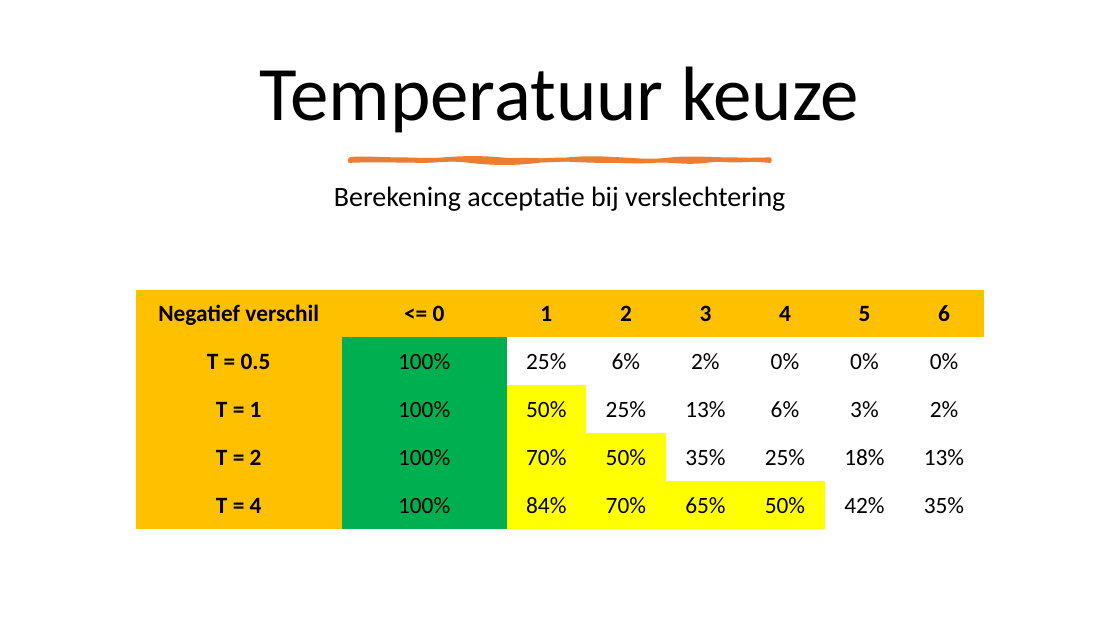
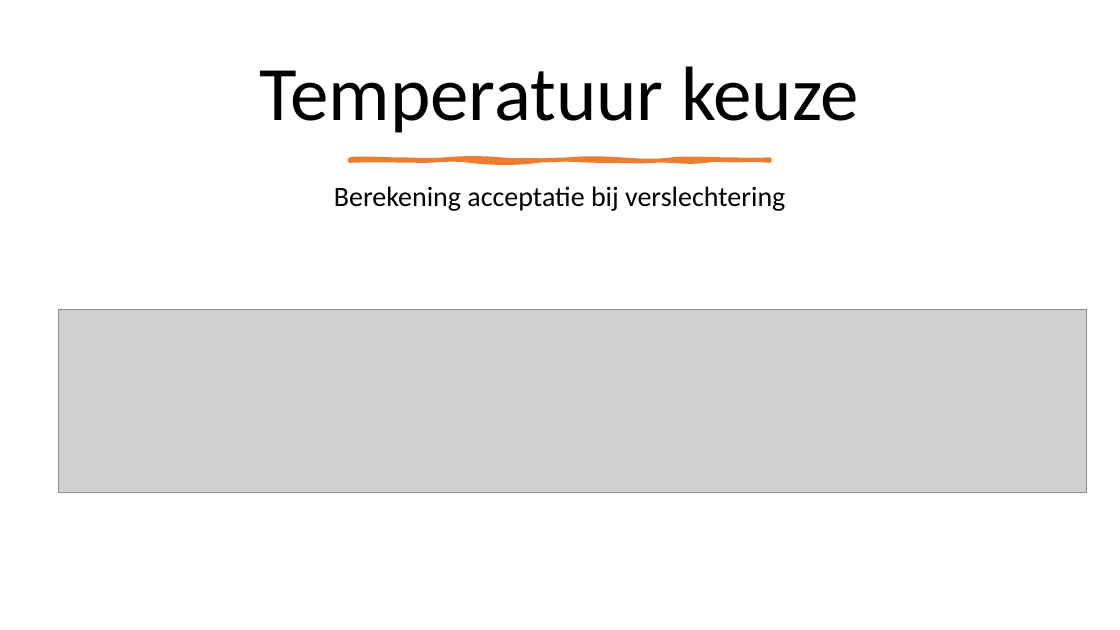
Before and after one commit to NinaAlblasMinorAI/RoosterRulers, a slide deck: slide 25 of doc/Presentatie.pptx. Drawn at 1120x630 pixels with LibreOffice and Linux fonts; fonts in the diff are those of the drawing; grey boxes stand for pictures. Boxes give left, top, right and bottom in pixels: in the first picture for what was removed or moved away, otherwise in the second. Text is boxed around its words. In the diff, an @@ line names an element or a change of style, - is before the commit and + after.

```diff
--- a/doc/Presentatie.pptx
+++ b/doc/Presentatie.pptx
@@ table removed at [136, 290, 986, 529], 5 rows, 8 columns @@
-Negatief verschil | <= 0 | 1 | 2 | 3 | 4 | 5 | 6
-T = 0.5 | 100% | 25% | 6% | 2% | 0% | 0% | 0%
-T = 1 | 100% | 50% | 25% | 13% | 6% | 3% | 2%
-T = 2 | 100% | 70% | 50% | 35% | 25% | 18% | 13%
-T = 4 | 100% | 84% | 70% | 65% | 50% | 42% | 35%
@@ picture added at [59, 309, 1087, 492] @@
```
Also in this commit, not shown: 14 other slides changed.
